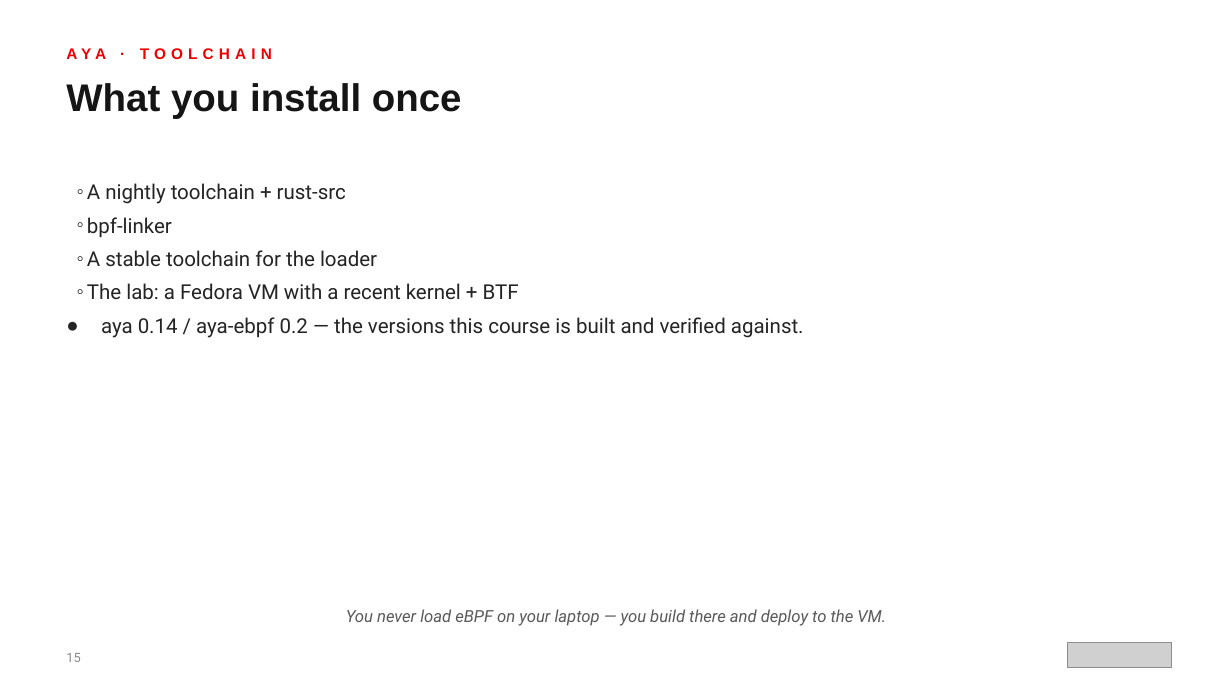
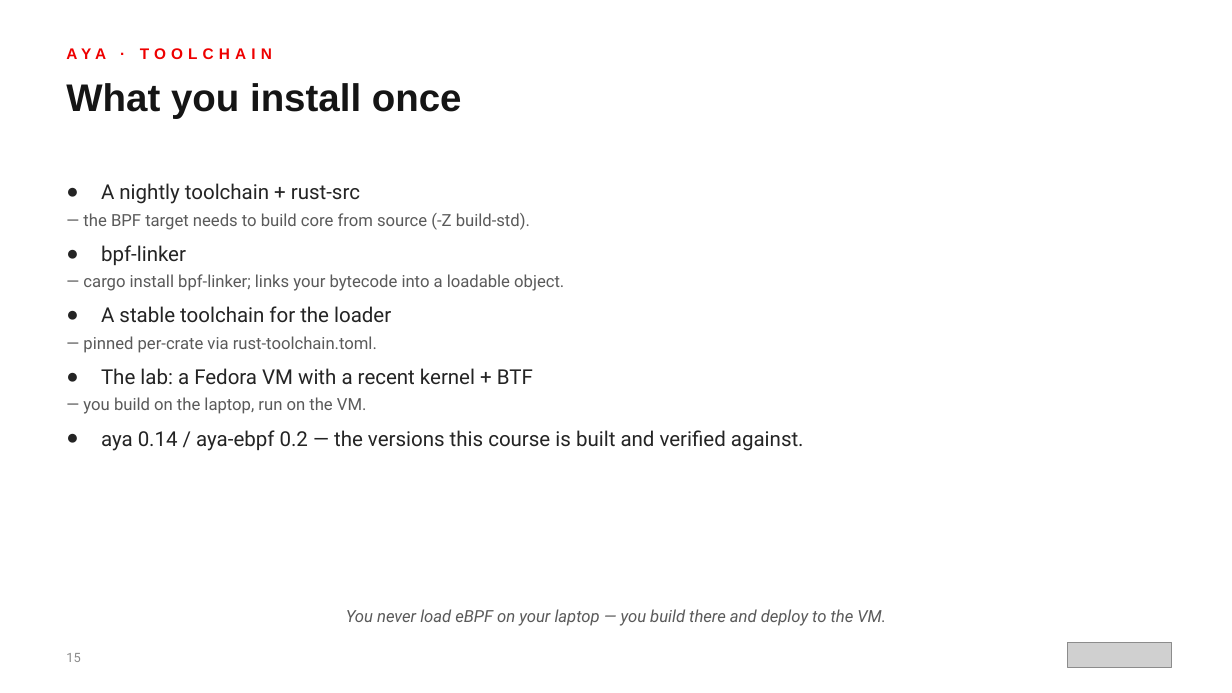
Before and after one commit to patterncatalyst/ebpf-with-aya, a slide deck: slide 15 of presentation/ebpf-aya-101-r01.0.pptx. Drawn at 1232x693 pixels with LibreOffice and Linux fonts; fonts in the diff are those of the drawing; grey boxes stand for pictures. Boxes give left, top, right and bottom in pixels: in the first picture for what was removed or moved away, otherwise in the second. Text is boxed around its words. In the diff, an @@ line names an element or a change of style, - is before the commit and + after.

```diff
--- a/presentation/ebpf-aya-101-r01.0.pptx
+++ b/presentation/ebpf-aya-101-r01.0.pptx
@@ text at bbox=[101, 183, 533, 384]: bullet ◦ to ●; list level 2 to 1 in "A nightly toolchain + rust-src"; list level 2 to 1 in "bpf-linker"; list level 2 to 1 in "A stable toolchain for the ..."; list level 2 to 1 in "The lab: a Fedora VM ..." @@
@@ text at bbox=[83, 213, 530, 230]: paragraph added @@
+  — the BPF target needs to build core from source (-Z build-std).
@@ text at bbox=[83, 274, 564, 291]: paragraph added @@
+  — cargo install bpf-linker; links your bytecode into a loadable object.
@@ text at bbox=[83, 336, 377, 353]: paragraph added @@
+  — pinned per-crate via rust-toolchain.toml.
@@ text at bbox=[83, 397, 367, 414]: paragraph added @@
+  — you build on the laptop, run on the VM.
```
Also in this commit, not shown: 10 other slides changed, 25 other files.
